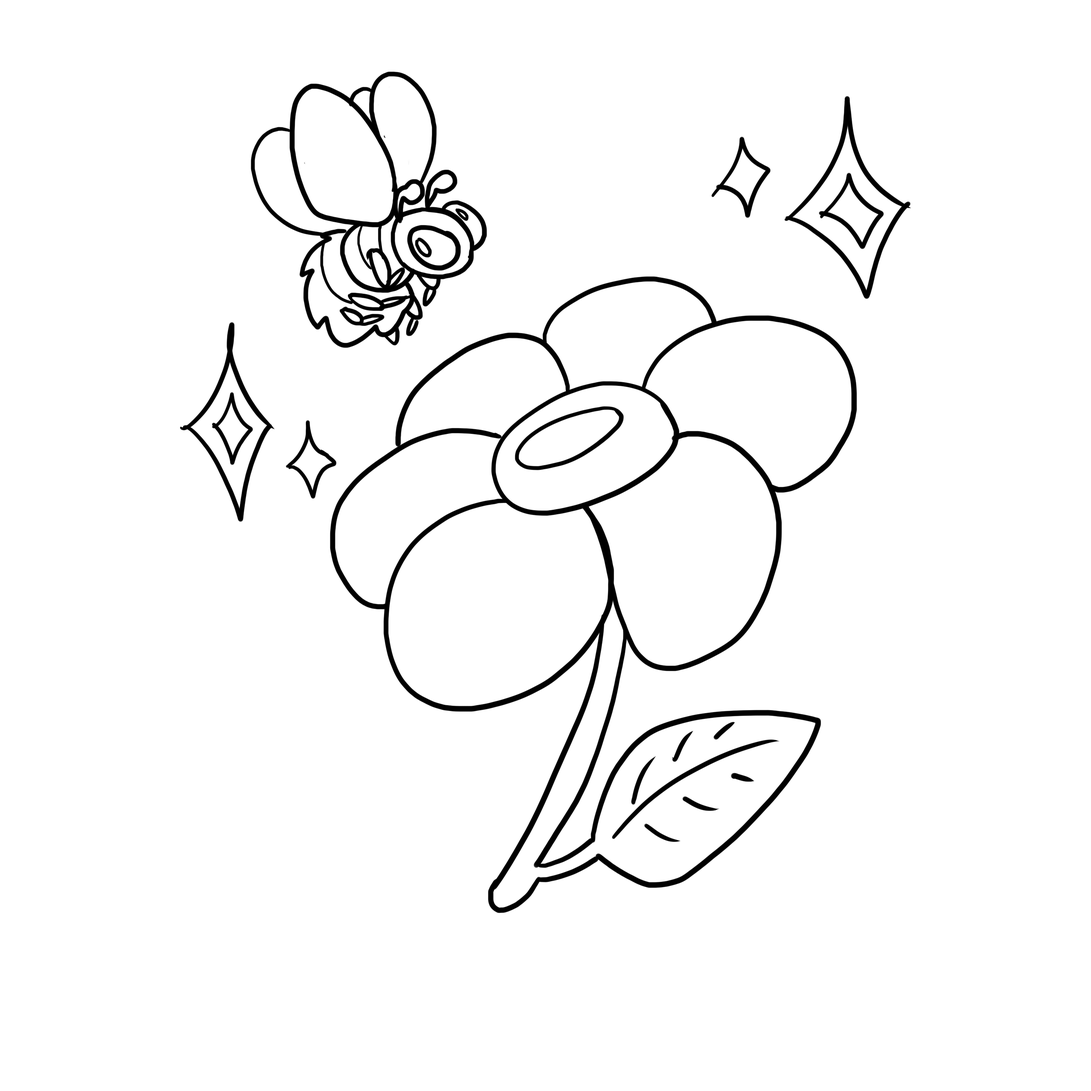
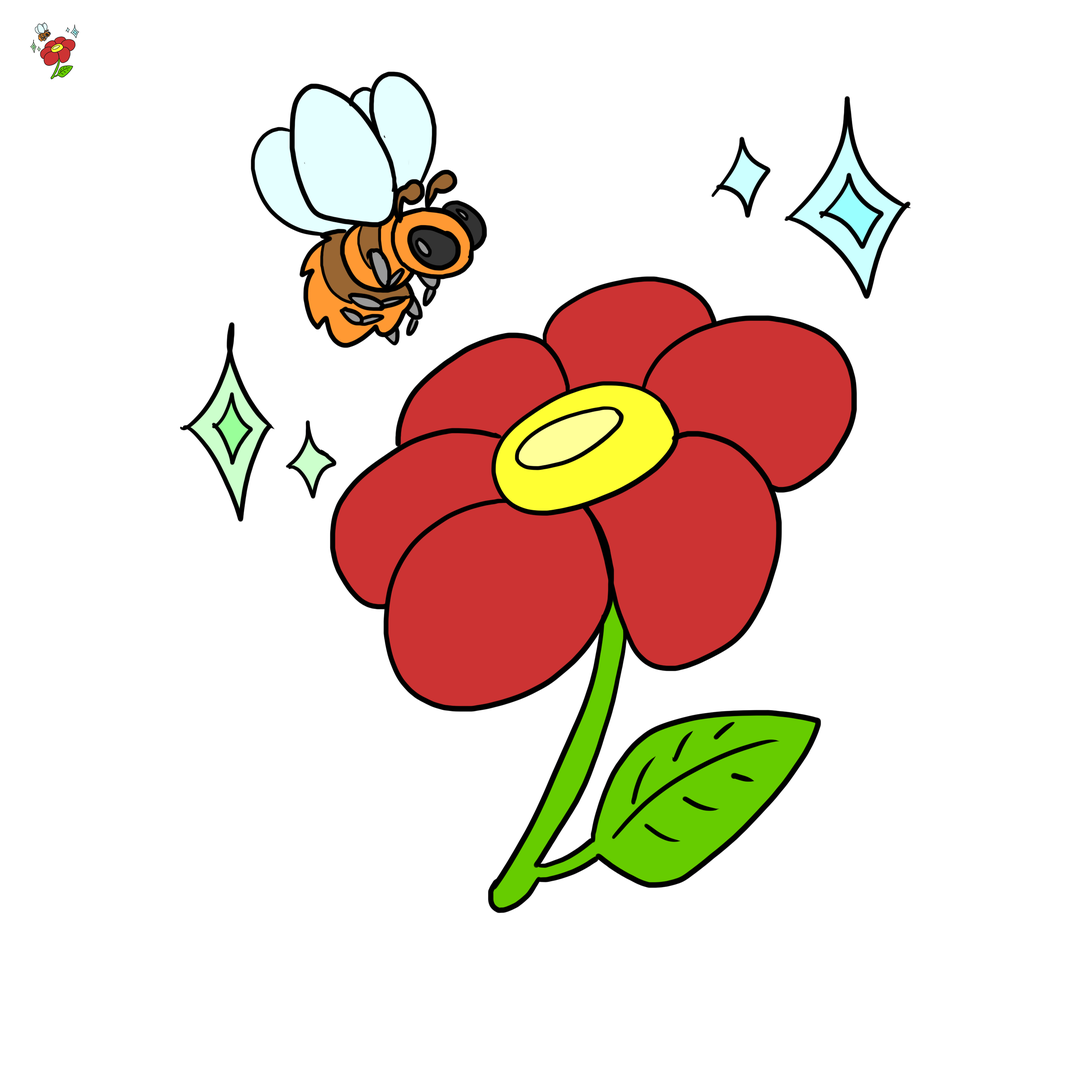
The second 1091 x 1091 image is a revision of the first. Changes to its layers:
added layer "Группа 1 копия" above "Группа 1" over box(29, 22, 80, 80)
added group "Группа 1" with 4 layers above "Background" over box(29, 22, 903, 909)
moved "Layer1" into group "Группа 1", painted on it over box(190, 76, 903, 909)
added layer "Слой 2" in group "Группа 1" over box(342, 202, 484, 344)
added layer "Слой 1" in group "Группа 1" over box(190, 76, 903, 909)
added layer "Слой 3" in group "Группа 1" over box(29, 22, 903, 909)
